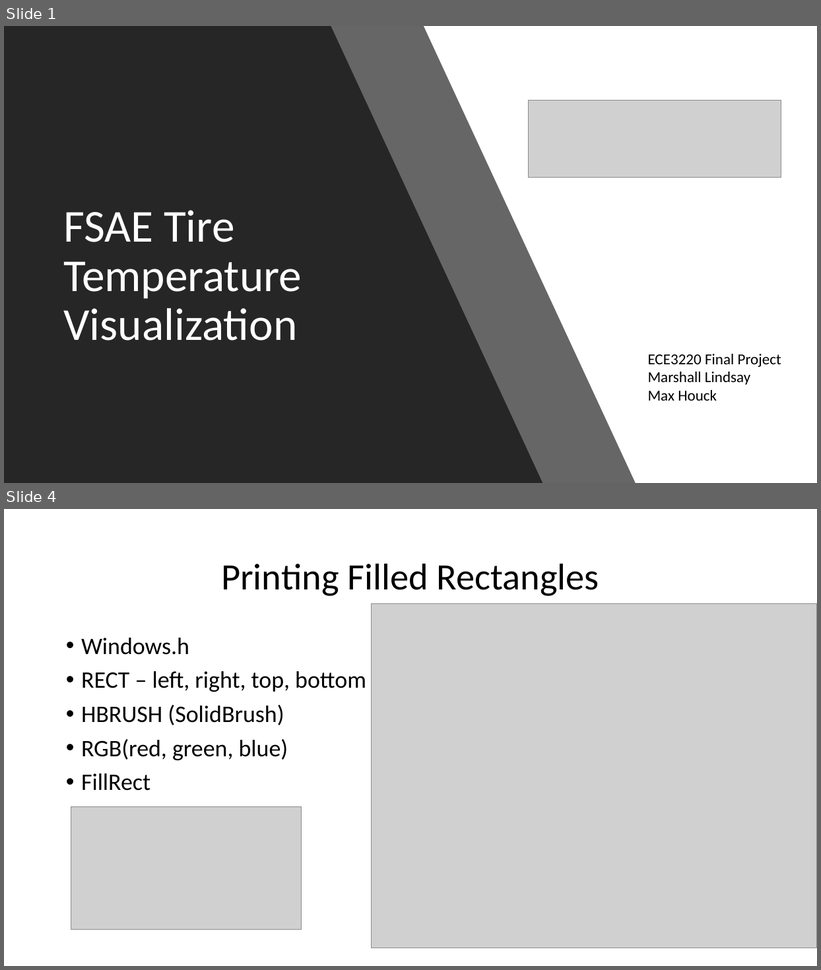
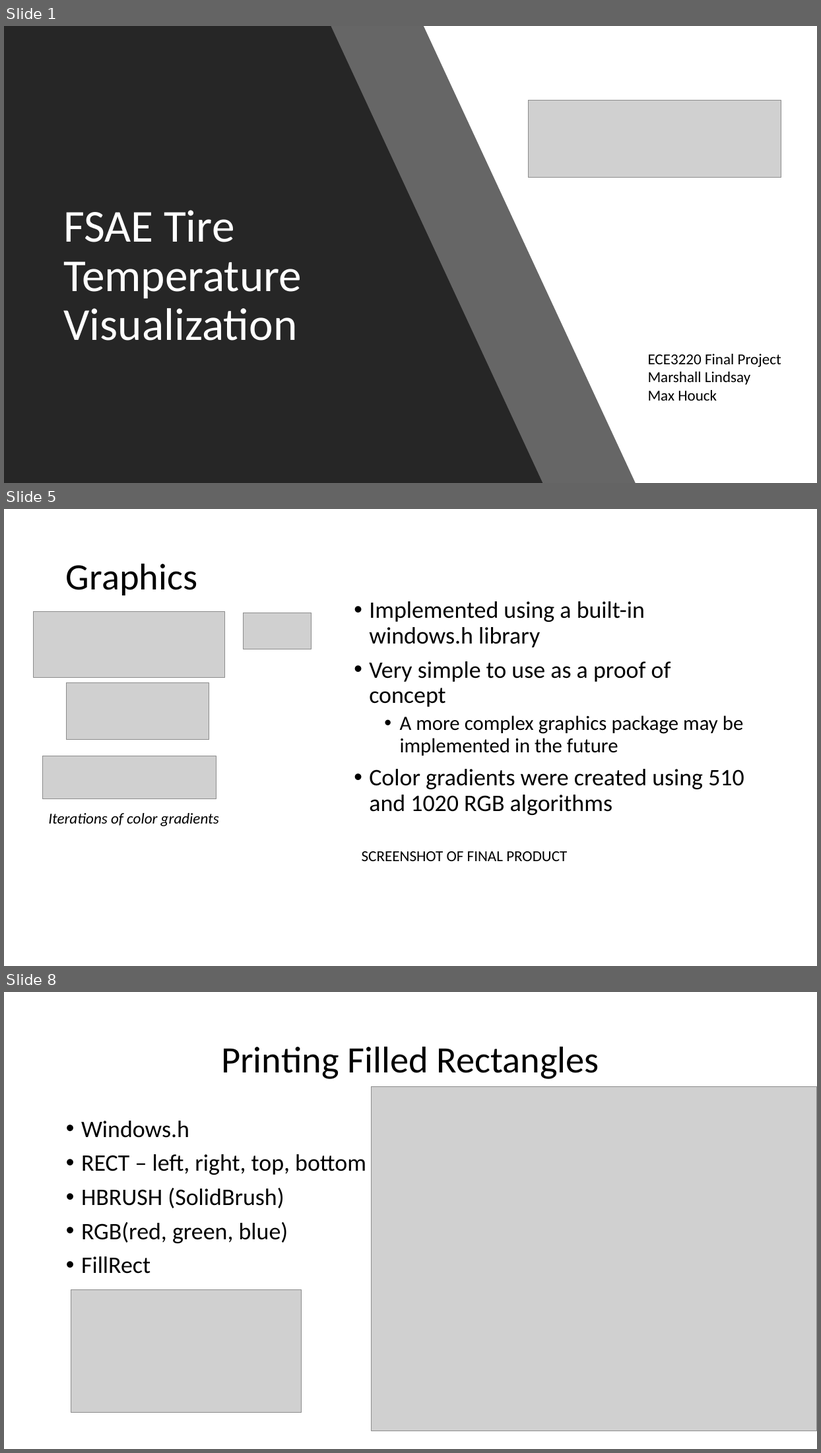
Before and after one commit to maxhouck/ECE3220FinalProject, a slide deck: Final.pptx. Shown one above the other, each under a label of ours: slides 1 and 4 before the commit, slides 1, 5 and 8 after it; the slides between them are not shown. The pictures are 821x970 and 821x1453 pixels, drawn with LibreOffice and Linux fonts; fonts in the diff are those of the drawing; grey boxes stand for pictures. Boxes give left, top, right and bottom in pixels: in the first picture for what was removed or moved away, otherwise in the second. Text is boxed around its words. In the diff, an @@ line names an element or a change of style, - is before the commit and + after.

```diff
--- a/Final.pptx
+++ b/Final.pptx
@@ slide 5 added at box(4, 509, 817, 966), background #FFFFFF @@
@@ title added at box(66, 563, 197, 595), 44 pt, text #000000 @@
+Graphics
@@ text added at box(369, 601, 745, 815), 28 pt, text #000000 @@
+• Implemented using a built-in windows.h library
+• Very simple to use as a proof of concept
+  • A more complex graphics package may be implemented in the future
+• Color gradients were created using 510 and 1020 RGB algorithms
@@ picture added at box(33, 611, 225, 677) @@
@@ picture added at box(243, 613, 312, 650) @@
@@ picture added at box(66, 683, 209, 740) @@
@@ picture added at box(42, 756, 217, 799) @@
@@ text added at box(48, 813, 219, 826), 18 pt, text #000000, italic @@
+Iterations of color gradients
@@ text added at box(362, 852, 567, 861), 18 pt, text #000000 @@
+SCREENSHOT OF FINAL PRODUCT
@@ what was slide 4 is now slide 8 @@
```
Also in this commit, not shown: 5 other slides added, 2 slides removed, 1 other file.
